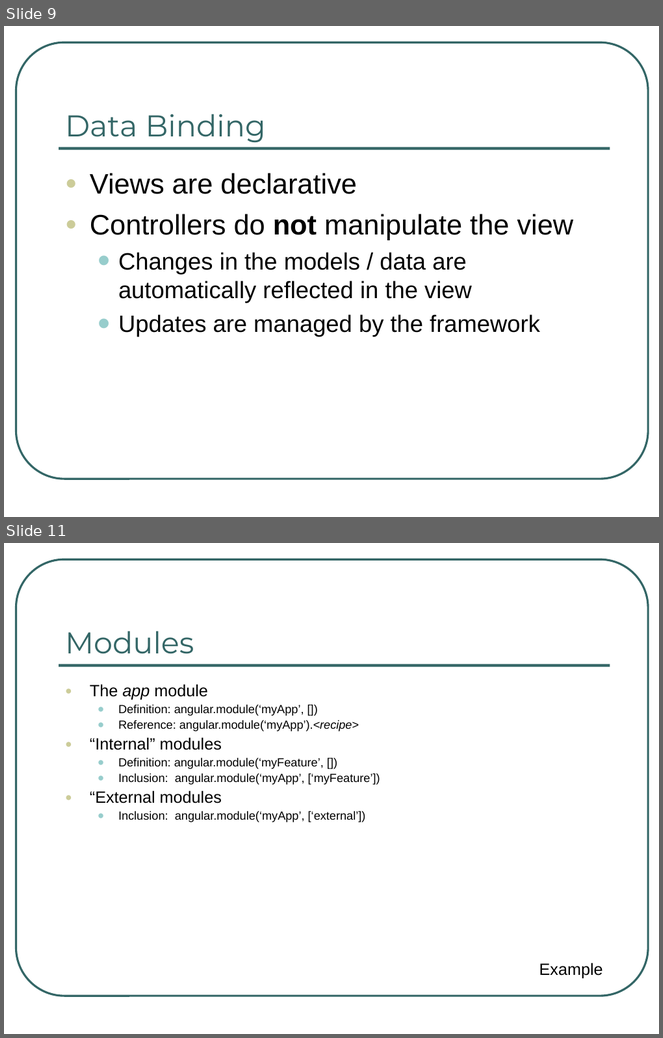
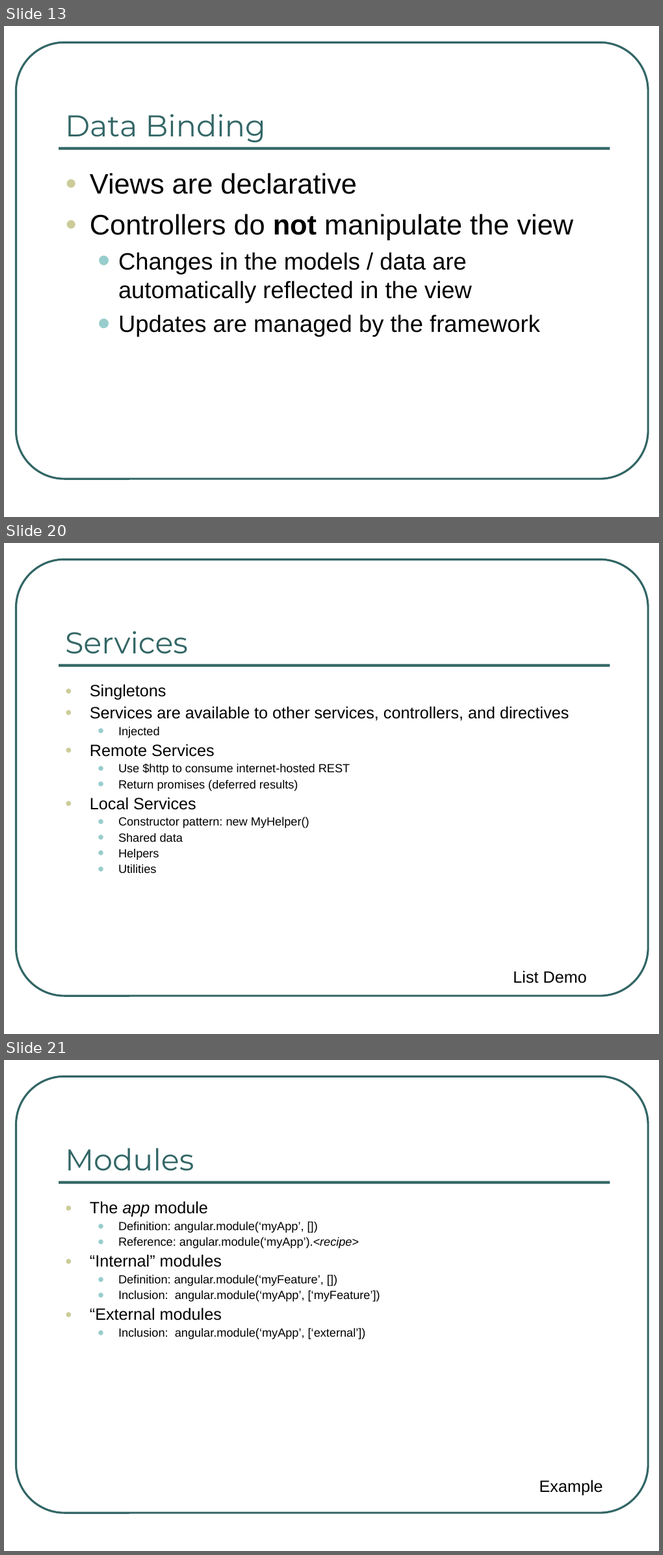
Before and after one commit to ng-al/AngularIntroApp, a slide deck: AngularJS Intro.ppt. Shown one above the other, each under a label of ours: slides 9 and 11 before the commit, slides 13, 20 and 21 after it; the slides between them are not shown. The pictures are 663x1038 and 663x1555 pixels, drawn with LibreOffice and Linux fonts; fonts in the diff are those of the drawing. Boxes give left, top, right and bottom in pixels: in the first picture for what was removed or moved away, otherwise in the second. Text is boxed around its words. In the diff, an @@ line names an element or a change of style, - is before the commit and + after.

```diff
--- a/AngularJS Intro.ppt
+++ b/AngularJS Intro.ppt
@@ slide 20 added at bbox=[4, 543, 659, 1034], background #FFFFFF; not listed: 2 template elements that a slide beside it also shows @@
@@ title added at bbox=[65, 631, 188, 654], 33 pt, text #336666 @@
+Services
@@ text added at bbox=[90, 684, 569, 873], 13 pt, text #000000 @@
+● Singletons
+● Services are available to other services, controllers, and directives
+  • Injected
+● Remote Services
+  • Use $http to consume internet-hosted REST
+  • Return promises (deferred results)
+● Local Services
+  • Constructor pattern: new MyHelper()
+  • Shared data
+  • Helpers
+  • Utilities
@@ text added at bbox=[513, 971, 587, 984], 18 pt, text #000000 @@
+List Demo
@@ what was slide 9 is now slide 13 @@
@@ what was slide 11 is now slide 21 @@
```
Also in this commit, not shown: 13 slides changed, 11 other slides added, 4 slides removed.
